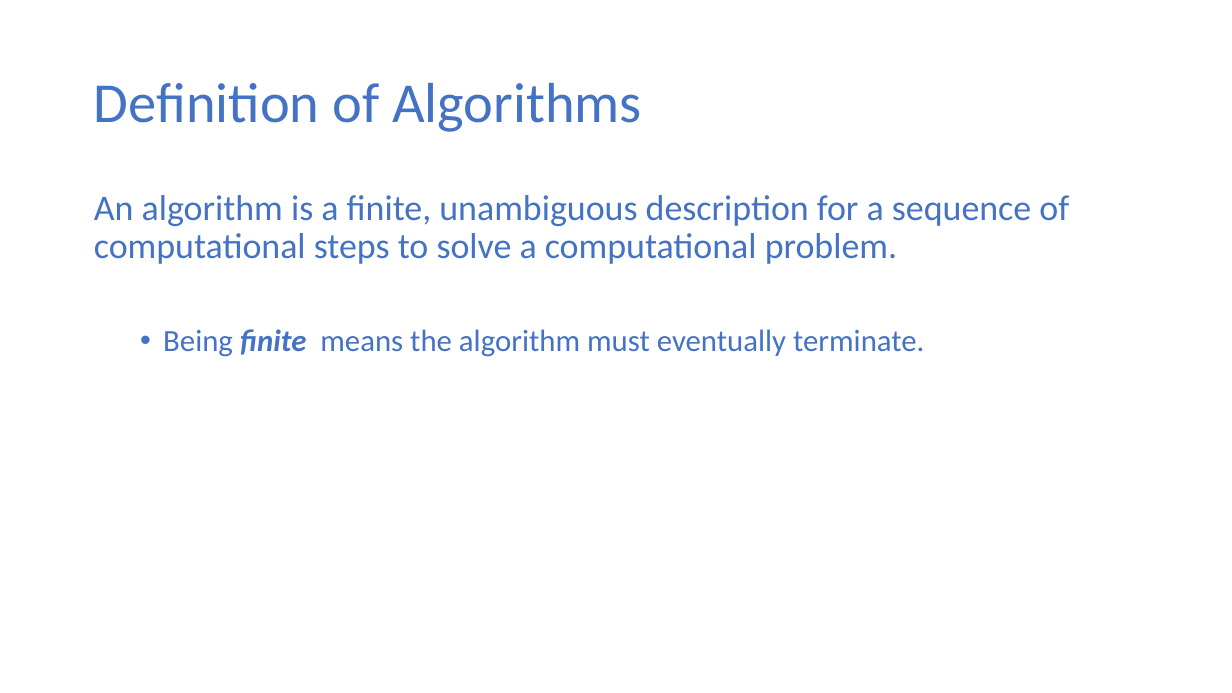
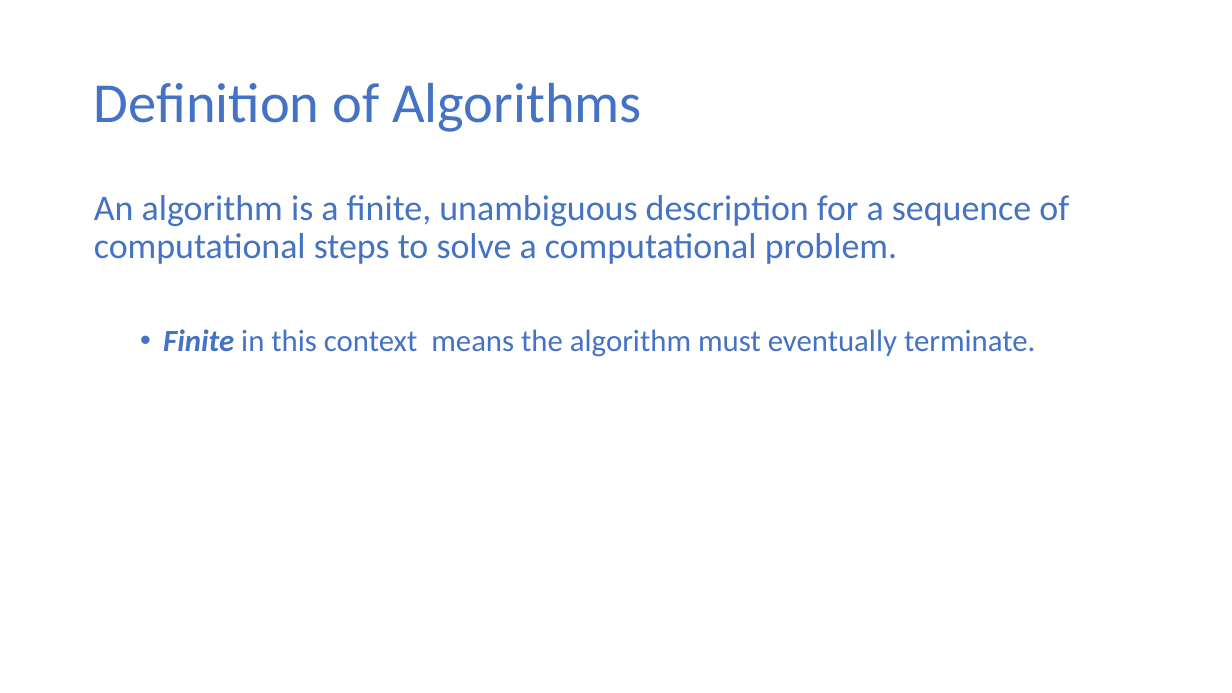
Before and after one commit to ekkapotc/EA, a slide deck: slide 8 of Lectures/Lecture 1.pptx (slide 7 before the commit). Drawn at 1232x693 pixels with LibreOffice and Linux fonts; fonts in the diff are those of the drawing. Boxes give left, top, right and bottom in pixels: in the first picture for what was removed or moved away, otherwise in the second. Text is boxed around its words. In the diff, an @@ line names an element or a change of style, - is before the commit and + after.

```diff
--- a/Lectures/Lecture 1.pptx
+++ b/Lectures/Lecture 1.pptx
@@ text at <box>163,329,1035,357</box>: text changed @@
-  • Being finite means the algorithm must eventually terminate.
+  • Finite in this context means the algorithm must eventually terminate.
```
Also in this commit, not shown: 1 slide added, 1 other file.
